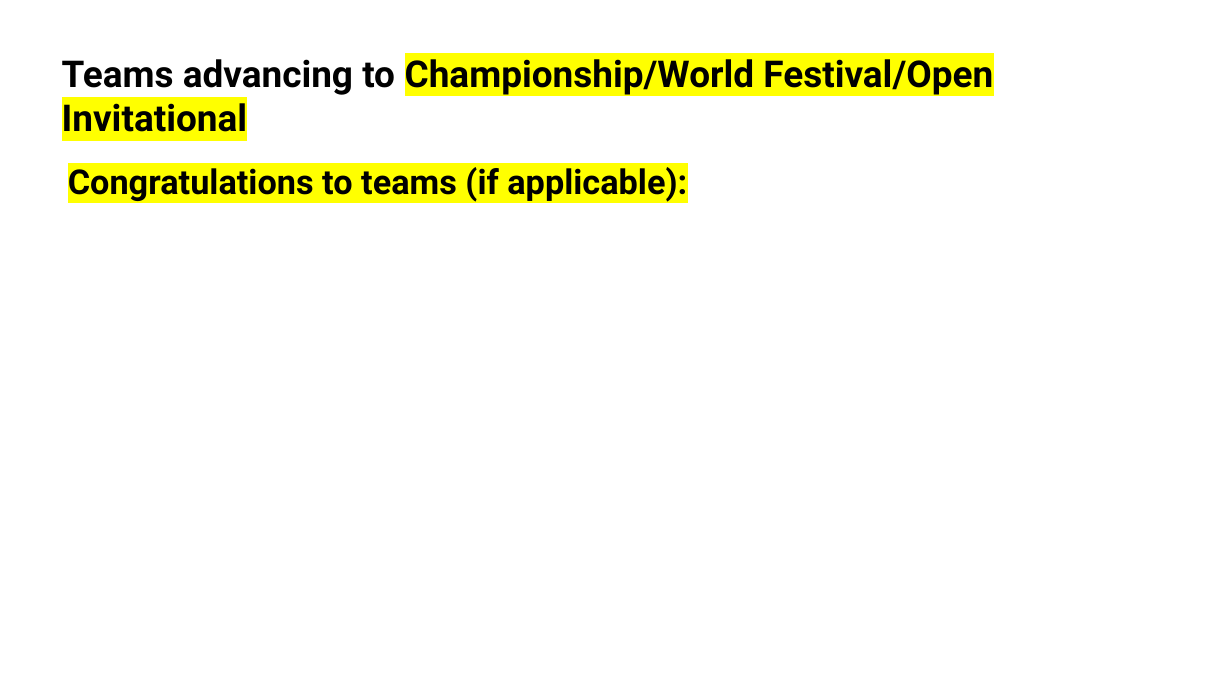
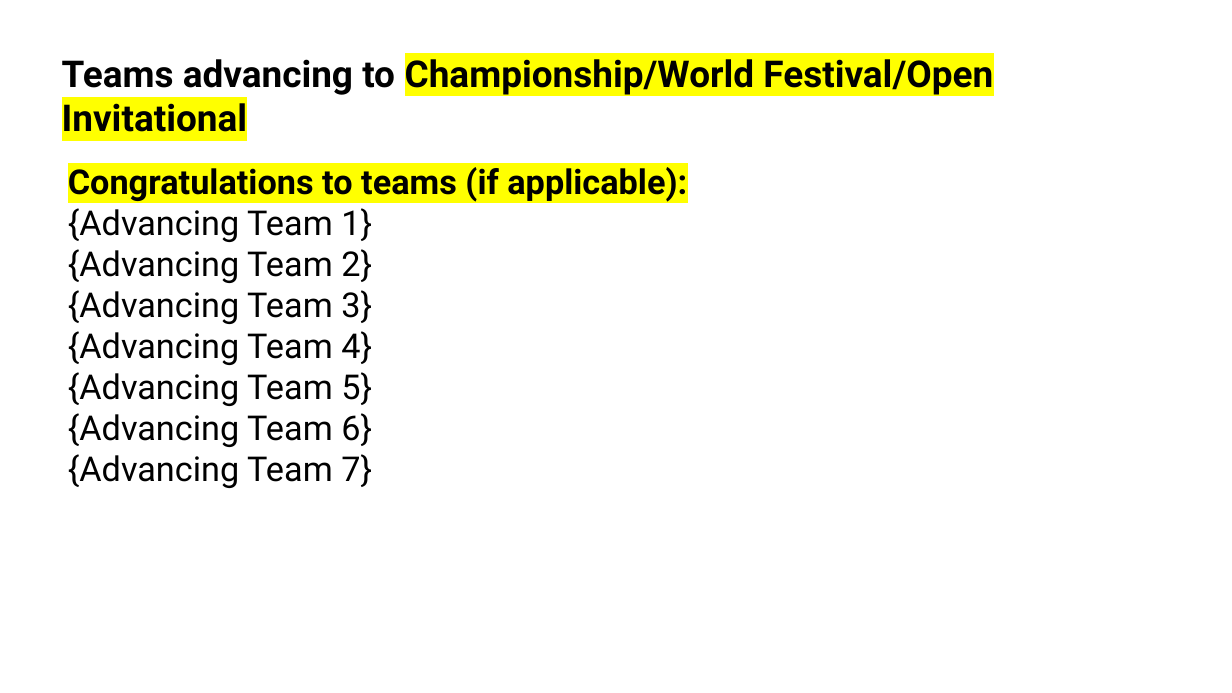
Before and after one commit to bpmerkel/FLLSlides, a slide deck: slide 40 of Api/Templates/Awards Ceremony.pptx. Drawn at 1232x693 pixels with LibreOffice and Linux fonts; fonts in the diff are those of the drawing; background and template pictures are left out. Boxes give left, top, right and bottom in pixels: in the first picture for what was removed or moved away, otherwise in the second. Text is boxed around its words. In the diff, an @@ line names an element or a change of style, - is before the commit and + after.

```diff
--- a/Api/Templates/Awards Ceremony.pptx
+++ b/Api/Templates/Awards Ceremony.pptx
@@ text at (68,208,372,488): paragraphs added @@
+{Advancing Team 1}
+{Advancing Team 2}
+{Advancing Team 3}
+{Advancing Team 4}
+{Advancing Team 5}
+{Advancing Team 6}
+{Advancing Team 7}
```
Also in this commit, not shown: 12 other slides changed, 4 other files.
